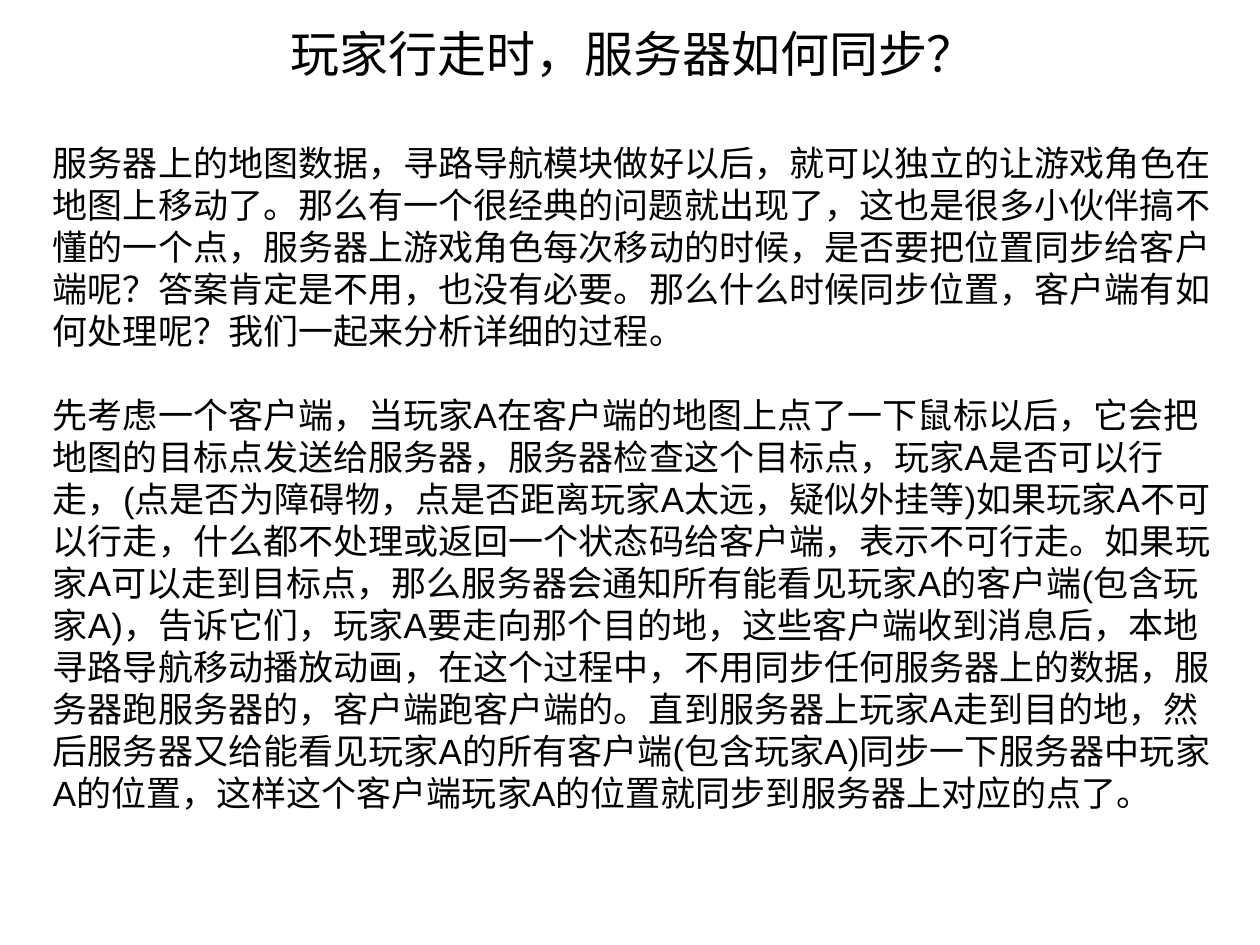
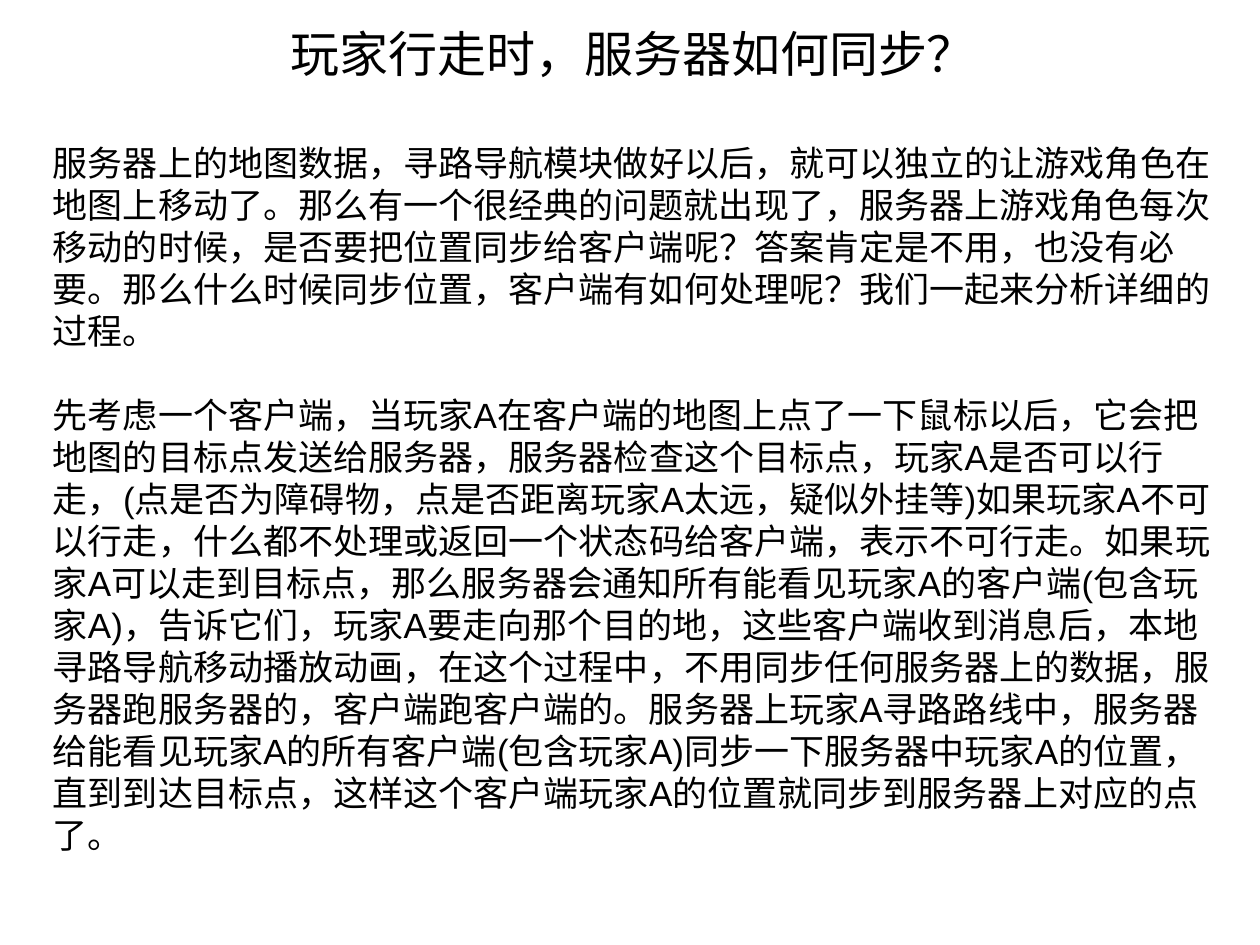
Before and after one commit to cyk88888888/LockStep-StateSynchronization, a slide deck: slide 14 of 浅析帧同步和状态同步.ppt. Drawn at 1260x945 pixels with LibreOffice and Linux fonts; fonts in the diff are those of the drawing. Boxes give left, top, right and bottom in pixels: in the first picture for what was removed or moved away, otherwise in the second. Text is boxed around its words. In the diff, an @@ line names an element or a change of style, - is before the commit and + after.

```diff
--- a/浅析帧同步和状态同步.ppt
+++ b/浅析帧同步和状态同步.ppt
@@ text at (53,146,1210,810): text changed @@
-服务器上的地图数据，寻路导航模块做好以后，就可以独立的让游戏角色在地图上移动了。那么有一个很经典的问题就出现了，这也是很多小伙伴搞不懂的一个点，服务器上游戏角色每次移动的时候，是否要把位置同步给客户端呢？答案肯定是不用，也没有必要。那么什么时候同步位置，客户端有如何处理呢？我们一起来分析详细的过程。
-先考虑一个客户端，当玩家A在客户端的地图上点了一下鼠标以后，它会把地图的目标点发送给服务器，服务器检查这个目标点，玩家A是否可以行走，(点是否为障碍物，点是否距离玩家A太远，疑似外挂等)如果玩家A不可以行走，什么都不处理或返回一个状态码给客户端，表示不可行走。如果玩家A可以走到目标点，那么服务器会通知所有能看见玩家A的客户端(包含玩家A)，告诉它们，玩家A要走向那个目的地，这些客户端收到消息后，本地寻路导航移动播放动画，在这个过程中，不用同步任何服务器上的数据，服务器跑服务器的，客户端跑客户端的。直到服务器上玩家A走到目的地，然后服务器又给能看见玩家A的所有客户端(包含玩家A)同步一下服务器中玩家A的位置，这样这个客户端玩家A的位置就同步到服务器上对应的点了。
+服务器上的地图数据，寻路导航模块做好以后，就可以独立的让游戏角色在地图上移动了。那么有一个很经典的问题就出现了，服务器上游戏角色每次移动的时候，是否要把位置同步给客户端呢？答案肯定是不用，也没有必要。那么什么时候同步位置，客户端有如何处理呢？我们一起来分析详细的过程。
+先考虑一个客户端，当玩家A在客户端的地图上点了一下鼠标以后，它会把地图的目标点发送给服务器，服务器检查这个目标点，玩家A是否可以行走，(点是否为障碍物，点是否距离玩家A太远，疑似外挂等)如果玩家A不可以行走，什么都不处理或返回一个状态码给客户端，表示不可行走。如果玩家A可以走到目标点，那么服务器会通知所有能看见玩家A的客户端(包含玩家A)，告诉它们，玩家A要走向那个目的地，这些客户端收到消息后，本地寻路导航移动播放动画，在这个过程中，不用同步任何服务器上的数据，服务器跑服务器的，客户端跑客户端的。服务器上玩家A寻路路线中，服务器给能看见玩家A的所有客户端(包含玩家A)同步一下服务器中玩家A的位置，直到到达目标点，这样这个客户端玩家A的位置就同步到服务器上对应的点了。
```
Also in this commit, not shown: 2 other slides changed.
